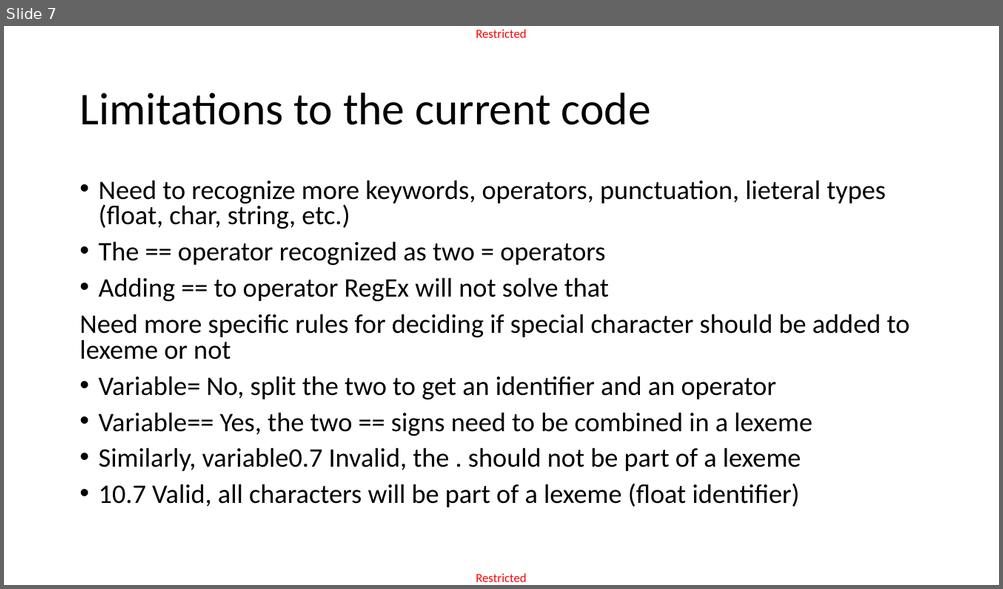
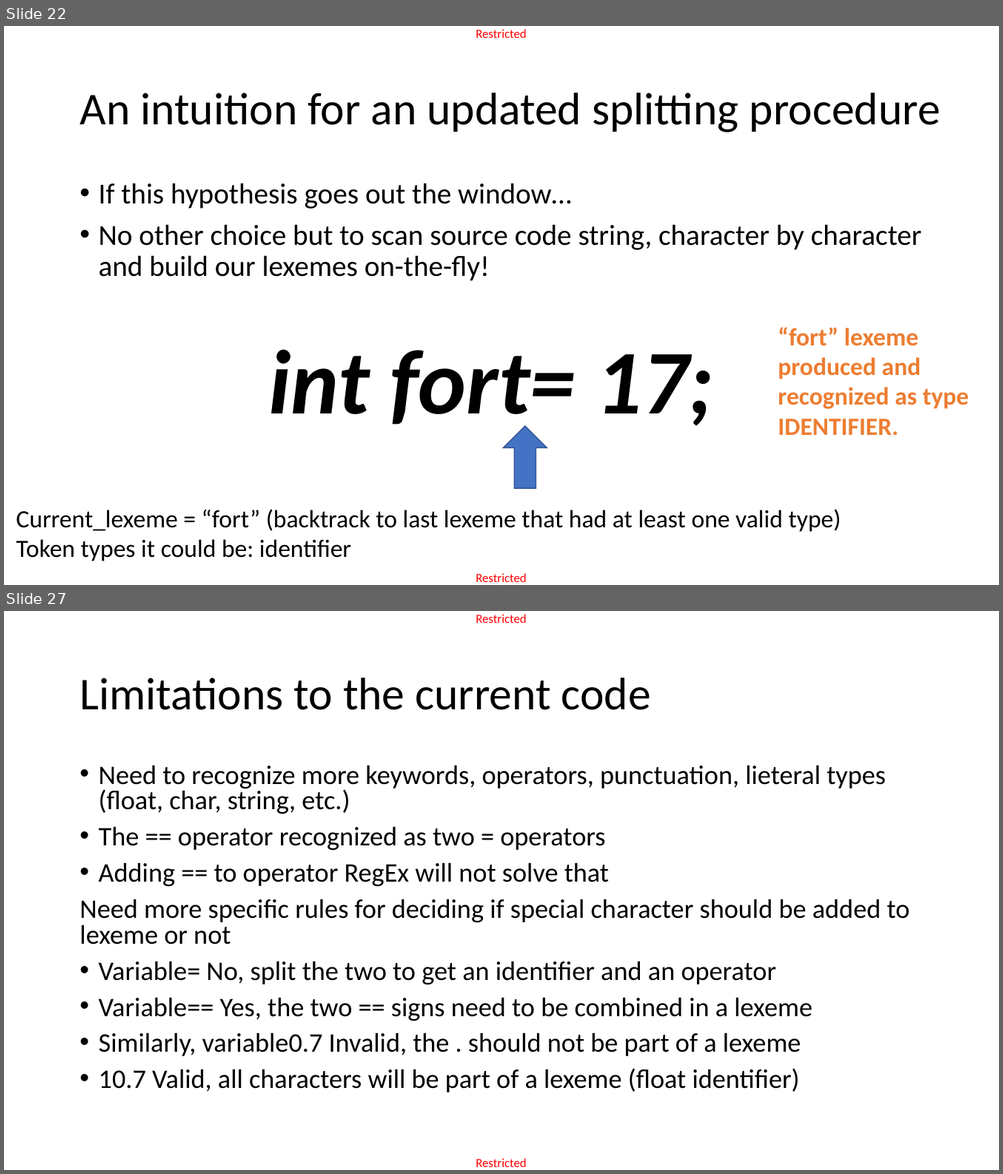
Before and after one commit to matthieudemari/SUTD_PLC_50_051, a slide deck: W10/W10S1/W10S1.pptx. Shown one above the other, each under a label of ours: slide 7 before the commit, slides 22 and 27 after it; the slides between them are not shown. The pictures are 1003x589 and 1003x1174 pixels, drawn with LibreOffice and Linux fonts; fonts in the diff are those of the drawing. Boxes give left, top, right and bottom in pixels: in the first picture for what was removed or moved away, otherwise in the second. Text is boxed around its words. In the diff, an @@ line names an element or a change of style, - is before the commit and + after.

```diff
--- a/W10/W10S1/W10S1.pptx
+++ b/W10/W10S1/W10S1.pptx
@@ slide 22 added at bbox=[4, 26, 999, 585], background #FFFFFF; not listed: 2 template elements that a slide beside it also shows @@
@@ title added at bbox=[79, 93, 940, 133], 44 pt, text #000000 @@
+An intuition for an updated splitting procedure
@@ text added at bbox=[99, 183, 922, 434], 28 pt, text #000000 @@
+• If this hypothesis goes out the window…
+• No other choice but to scan source code string, character by character and build our lexemes on-the-fly!
+int fort= 17;
@@ text added at bbox=[777, 327, 968, 435], 24 pt, text #ED7D31, bold @@
+“fort” lexeme produced and recognized as type IDENTIFIER.
@@ down arrow added at bbox=[504, 426, 546, 488], fill #4472C4, outline #325491 1 pt @@
@@ text added at bbox=[16, 509, 841, 562], 24 pt, text #000000 @@
+Current_lexeme = “fort” (backtrack to last lexeme that had at least one valid type)
+Token types it could be: identifier
@@ what was slide 7 is now slide 27 @@
```
Also in this commit, not shown: 2 slides changed, 20 other slides added, 1 slide removed, 2 other files.
